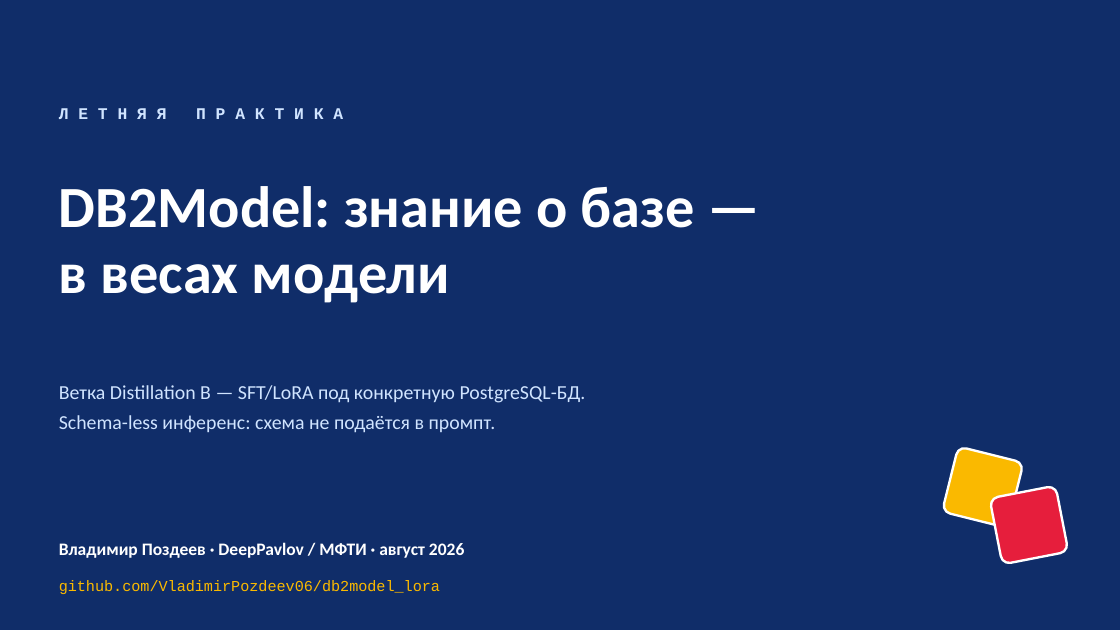
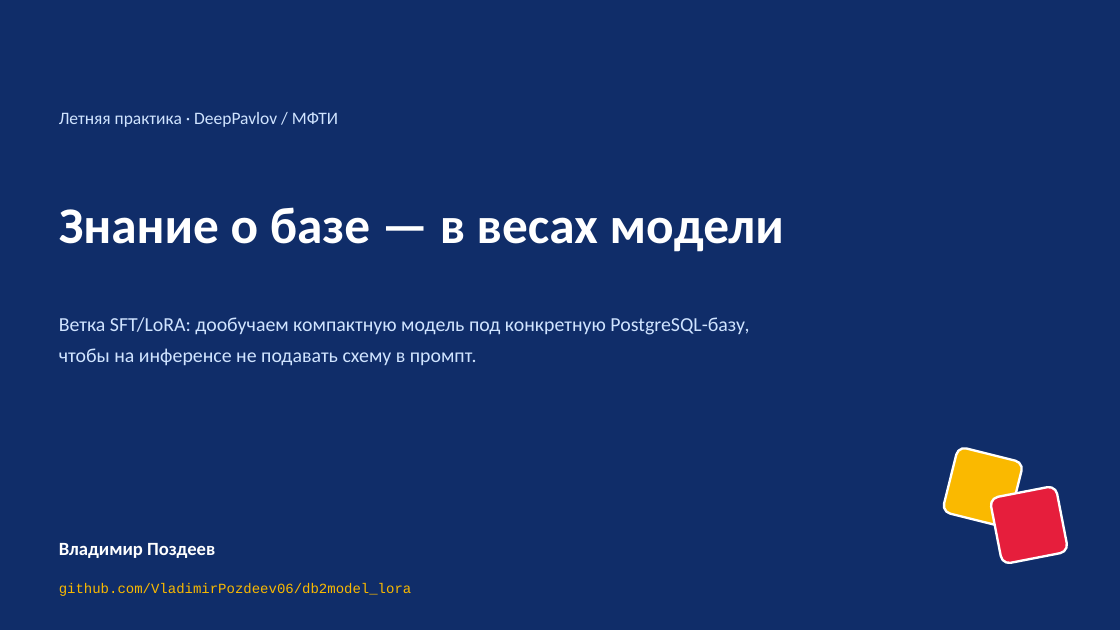
Before and after one commit to VladimirPozdeev06/db2model_lora, a slide deck: slide 1 of db2model/DB2Model_SFT_LoRA_defense.pptx. Drawn at 1120x630 pixels with LibreOffice and Linux fonts; fonts in the diff are those of the drawing. Boxes give left, top, right and bottom in pixels: in the first picture for what was removed or moved away, otherwise in the second. Text is boxed around its words. In the diff, an @@ line names an element or a change of style, - is before the commit and + after.

```diff
--- a/db2model/DB2Model_SFT_LoRA_defense.pptx
+++ b/db2model/DB2Model_SFT_LoRA_defense.pptx
@@ text at box(59, 112, 338, 127): text changed; size 14 to 15 pt; font Courier New to Calibri; bold off @@
-Л Е Т Н Я Я П Р А К Т И К А
+Летняя практика · DeepPavlov / МФТИ
@@ text at box(59, 207, 784, 252): text changed; size 50 to 44 pt @@
-DB2Model: знание о базе —
-в весах модели
+Знание о базе — в весах модели
@@ text at box(59, 317, 749, 366): text changed @@
-Ветка Distillation B — SFT/LoRA под конкретную PostgreSQL-БД.
-Schema-less инференс: схема не подаётся в промпт.
+Ветка SFT/LoRA: дообучаем компактную модель под конкретную PostgreSQL-базу,
+чтобы на инференсе не подавать схему в промпт.
@@ text at box(59, 543, 215, 558): text changed; size 15 to 16 pt @@
-Владимир Поздеев · DeepPavlov / МФТИ · август 2026
+Владимир Поздеев
@@ text "github.com/VladimirPozdeev06/db2model_lora" at box(59, 583, 412, 596): size 13 to 12 pt @@
```
Also in this commit, not shown: 8 other slides changed, 1 slide added, 1 slide removed.
